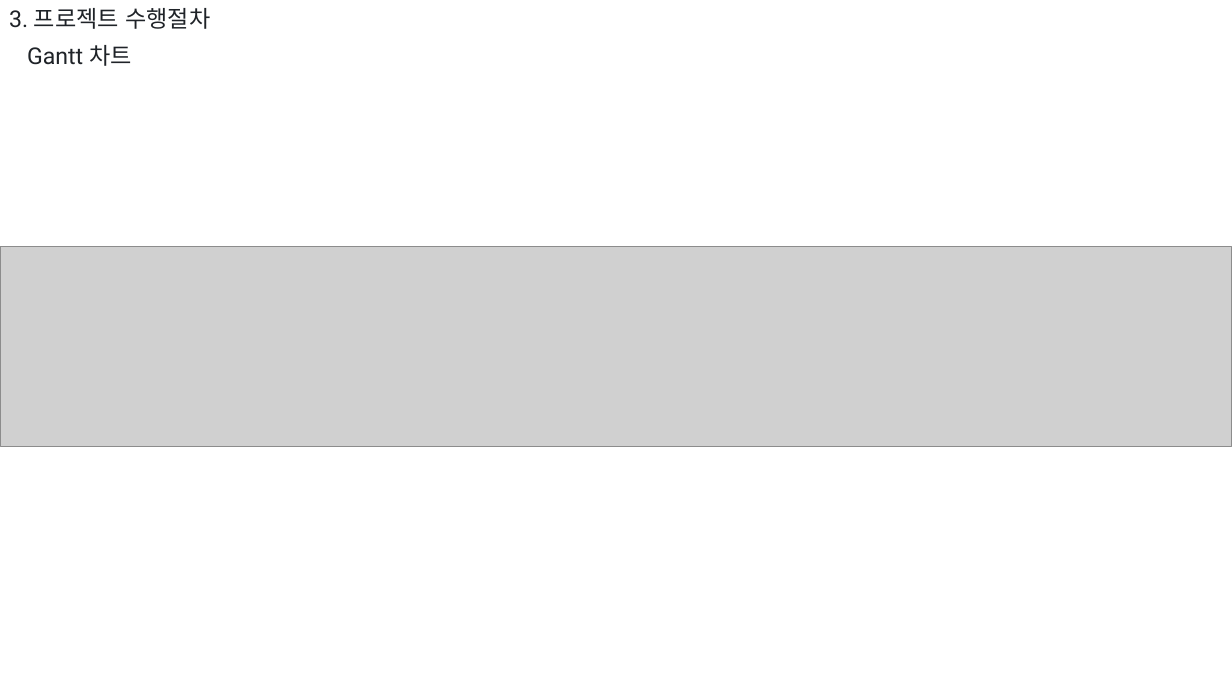
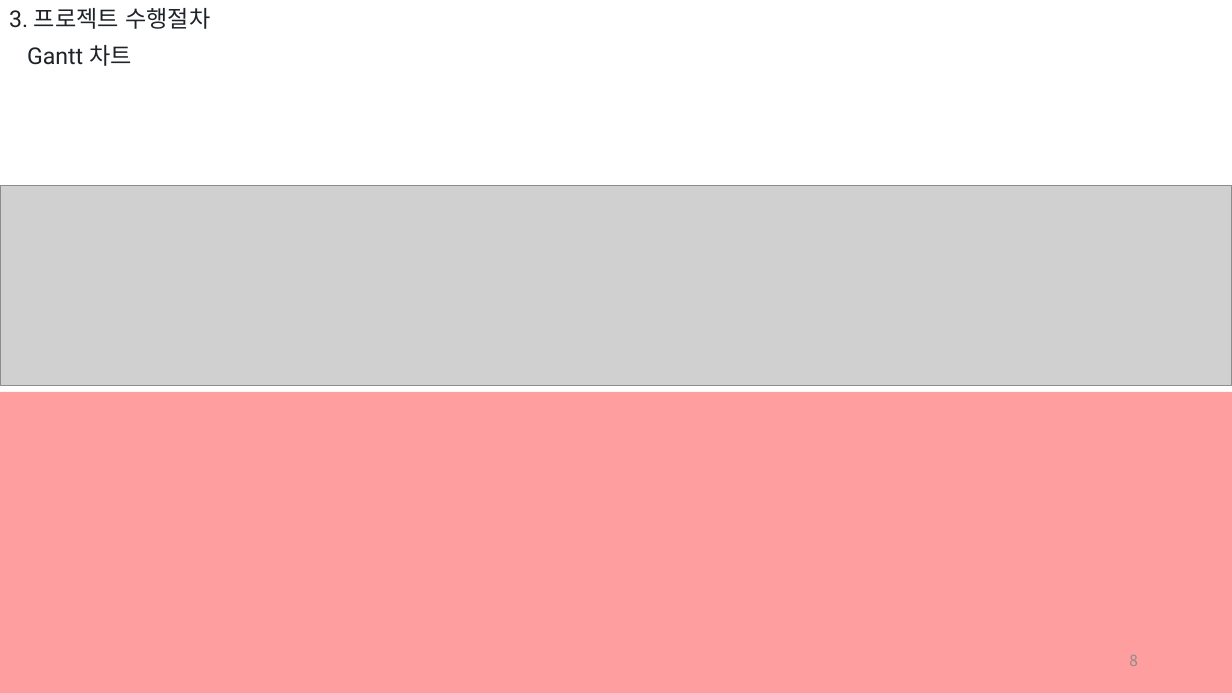
Before and after one commit to 909ma/VIE-Oh-What-is-The-Film-Today, a slide deck: slide 8 of 기타/발표 자료/초본.pptx (slide 6 before the commit). Drawn at 1232x693 pixels with LibreOffice and Linux fonts; fonts in the diff are those of the drawing; grey boxes stand for pictures. Boxes give left, top, right and bottom in pixels: in the first picture for what was removed or moved away, otherwise in the second. Text is boxed around its words. In the diff, an @@ line names an element or a change of style, - is before the commit and + after.

```diff
--- a/기타/발표 자료/초본.pptx
+++ b/기타/발표 자료/초본.pptx
@@ picture: place and size @@
-picture at box(0, 247, 1232, 446)
+picture at box(0, 186, 1232, 385)
@@ rectangle added at box(0, 392, 1232, 693), fill #FF0000 at 38% opacity @@
@@ page number added at box(1129, 654, 1138, 666), 12 pt, text #8C8C8C @@
+8
```
Also in this commit, not shown: 9 other slides changed, 4 slides added, 1 slide removed.
